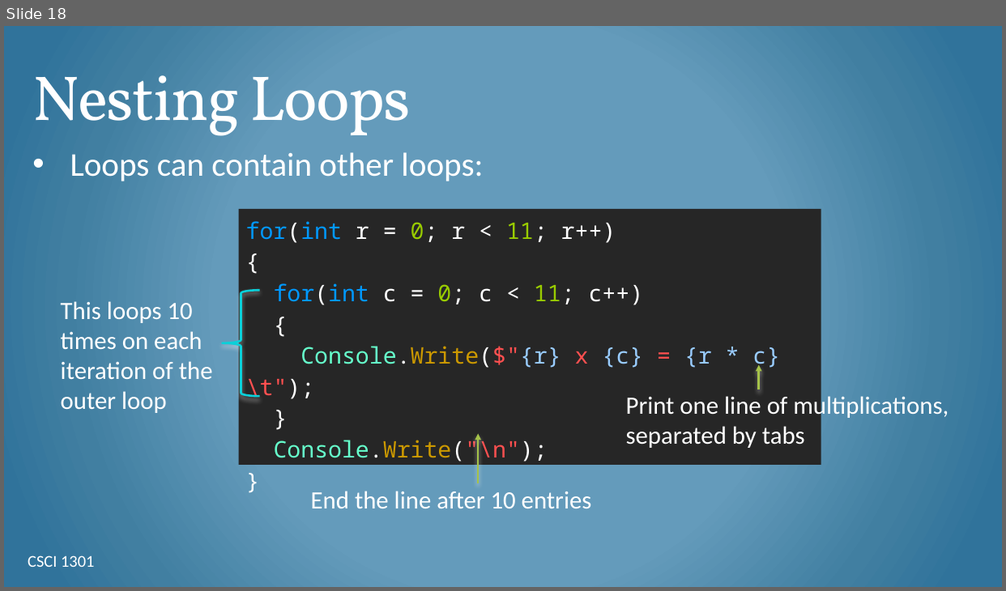
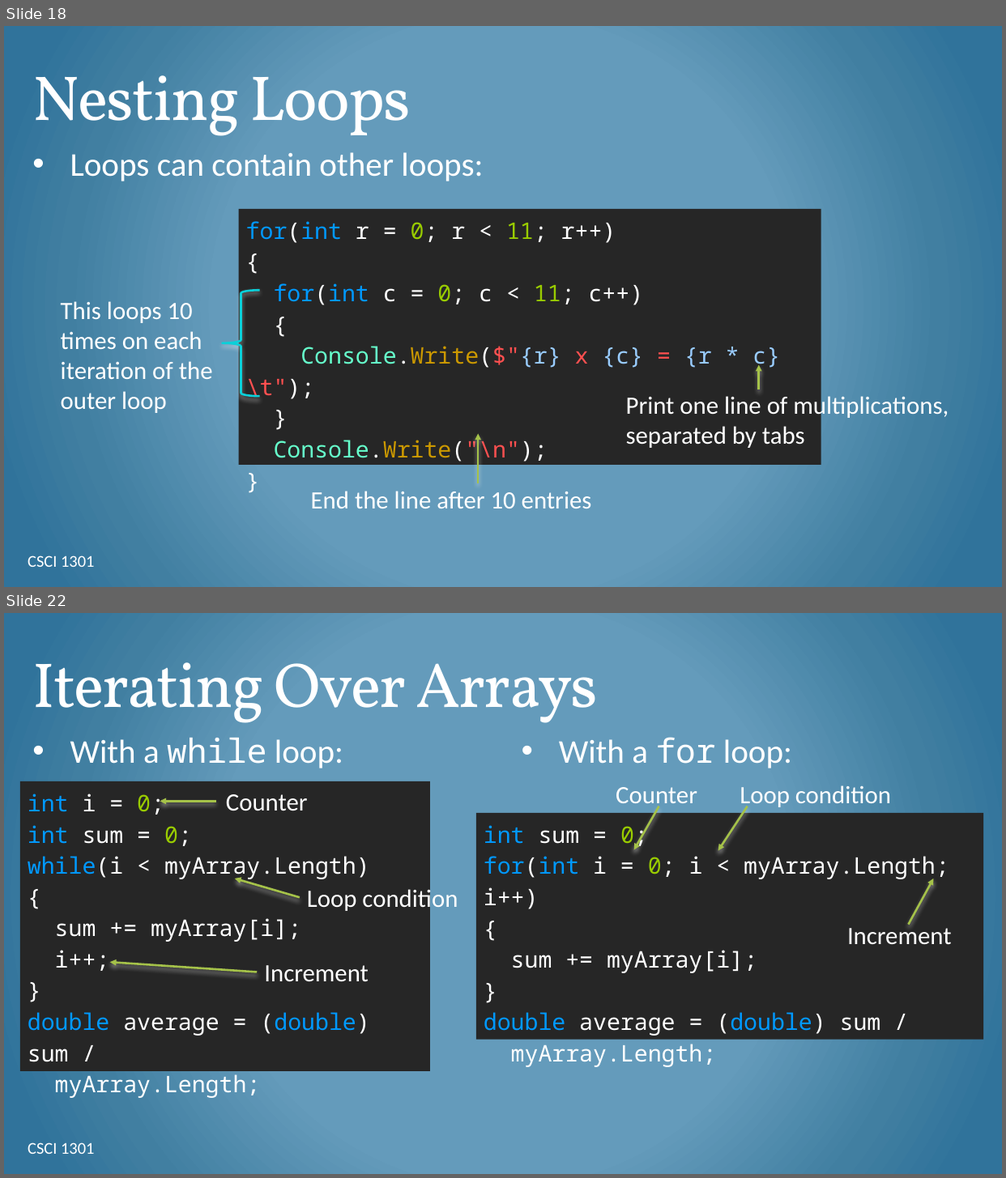
Before and after one commit to csci-1301/csci-1301.github.io, a slide deck: lectures/150_for_loops/For-Loops.pptx. Shown one above the other, each under a label of ours: slide 18 before the commit, slides 18 and 22 after it; the slides between them are not shown. The pictures are 1006x591 and 1006x1178 pixels, drawn with LibreOffice and Linux fonts; fonts in the diff are those of the drawing; background and template pictures are left out. Boxes give left, top, right and bottom in pixels: in the first picture for what was removed or moved away, otherwise in the second. Text is boxed around its words. In the diff, an @@ line names an element or a change of style, - is before the commit and + after.

```diff
--- a/lectures/150_for_loops/For-Loops.pptx
+++ b/lectures/150_for_loops/For-Loops.pptx
@@ slide 22 added at [4, 613, 1002, 1174], background gradient #659ABC to #427FA1 to #30759B @@
@@ title added at [32, 662, 598, 723], 61 pt, text #FFFFFF @@
+Iterating Over Arrays
@@ text added at [70, 738, 343, 769], 32 pt, text #FFFFFF @@
+• With a while loop:
@@ text added at [559, 737, 792, 769], 32 pt, text #FFFFFF @@
+• With a for loop:
@@ rectangle added at [19, 781, 430, 1071], fill #262626, 22 pt, text #FFFFFF @@
+int i = 0;
+int sum = 0;
+while(i < myArray.Length)
+{
+sum += myArray[i];
+i++;
+}
+double average = (double) sum /
+myArray.Length;
@@ arrow added from (216, 801) to (160, 801), #A5C249 2 pt @@
@@ text added at [226, 794, 308, 811], 24 pt, text #FFFFFF @@
+Counter
@@ text added at [616, 787, 697, 810], 24 pt, text #FFFFFF @@
+Counter
@@ arrow added from (659, 806) to (633, 850), #A5C249 2 pt @@
@@ arrow added from (748, 806) to (718, 851), #A5C249 2 pt @@
@@ text added at [739, 786, 891, 810], 24 pt, text #FFFFFF @@
+Loop condition
@@ rectangle added at [476, 813, 984, 1040], fill #262626, 22 pt, text #FFFFFF @@
+int sum = 0;
+for(int i = 0; i < myArray.Length; i++)
+{
+sum += myArray[i];
+}
+double average = (double) sum /
+myArray.Length;
@@ arrow added from (300, 897) to (235, 879), #A5C249 2 pt @@
@@ arrow added from (908, 924) to (933, 879), #A5C249 2 pt @@
@@ text added at [307, 886, 458, 914], 24 pt, text #FFFFFF @@
+Loop condition
@@ text added at [847, 924, 952, 945], 24 pt, text #FFFFFF @@
+Increment
@@ arrow added from (257, 973) to (109, 963), #A5C249 2 pt @@
@@ text added at [264, 965, 368, 982], 24 pt, text #FFFFFF @@
+Increment
@@ text added at [27, 1143, 94, 1154], 16 pt, text #FFFFFF @@
+CSCI 1301
```
Also in this commit, not shown: 6 slides changed, 3 other slides added, 3 other files.
